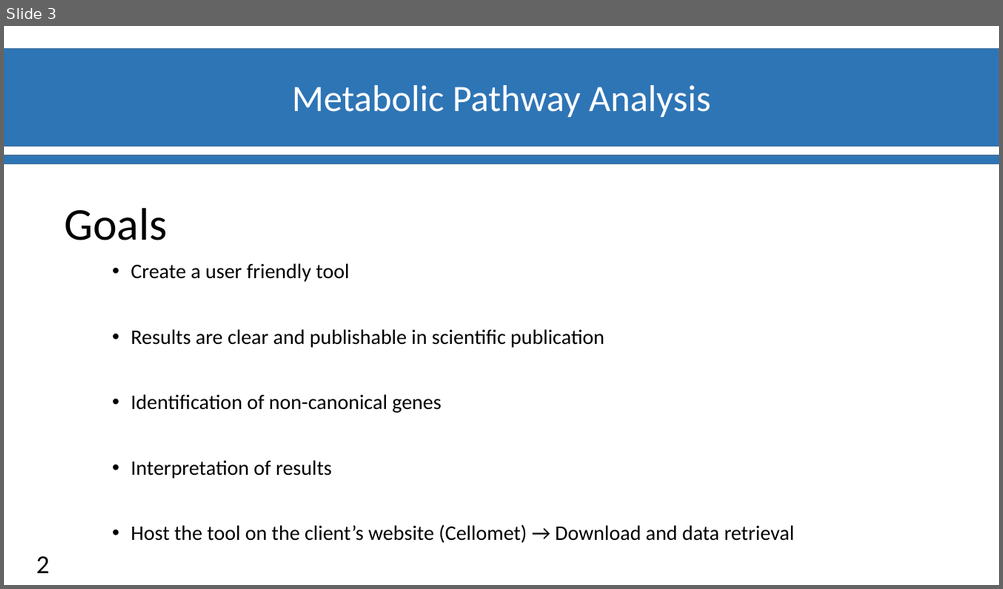
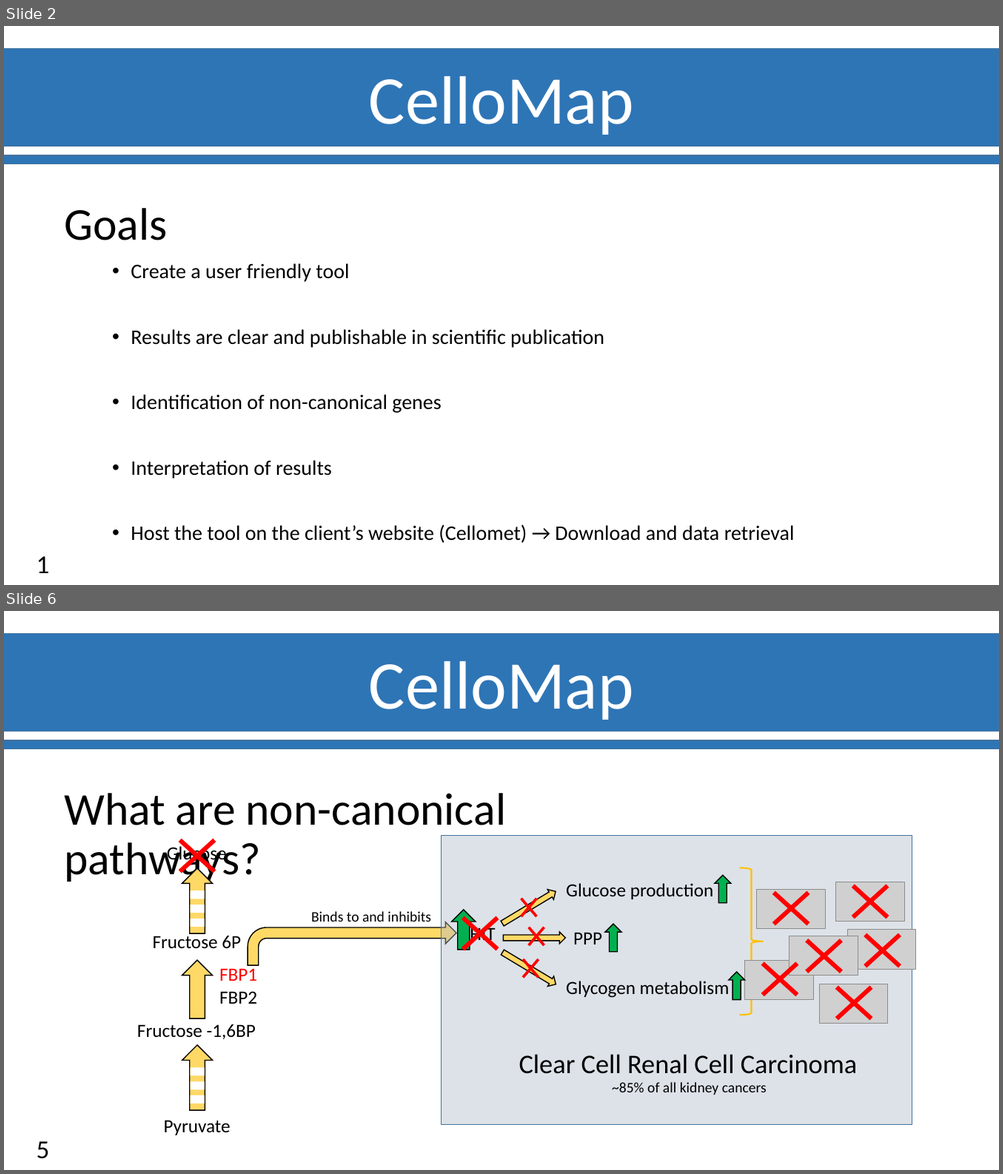
Before and after one commit to Ylefol/projet-INSERM_V5, a slide deck: Slides/Diapos_Suivit_projet.pptx. Shown one above the other, each under a label of ours: slide 3 before the commit, slides 2 and 6 after it; the slides between them are not shown. The pictures are 1003x589 and 1003x1174 pixels, drawn with LibreOffice and Linux fonts; fonts in the diff are those of the drawing; grey boxes stand for pictures; background and template pictures are left out. Boxes give left, top, right and bottom in pixels: in the first picture for what was removed or moved away, otherwise in the second. Text is boxed around its words. In the diff, an @@ line names an element or a change of style, - is before the commit and + after.

```diff
--- a/Slides/Diapos_Suivit_projet.pptx
+++ b/Slides/Diapos_Suivit_projet.pptx
@@ slide 6 added at [4, 611, 999, 1170], background #FFFFFF; not listed: 3 template elements that a slide beside it also shows @@
@@ text added at [64, 793, 506, 886], 44 pt, text #000000 @@
+What are non-canonical pathways?
@@ cross added at [165, 826, 229, 886], fill #FF0000, outline #FF0000 1 pt @@
@@ group added at [137, 845, 257, 1136]: 6 texts, 6 rectangles, 3 right arrows @@
+Fructose 6P
+Pyruvate
+Fructose -1,6BP
+FBP1
+FBP2
+Glucose
@@ cross added at [837, 872, 902, 931], fill #FF0000, outline #FF0000 1 pt @@
@@ cross added at [515, 891, 543, 924], fill #FF0000, outline #FF0000 1 pt @@
@@ cross added at [758, 879, 823, 938], fill #FF0000, outline #FF0000 1 pt @@
@@ text added at [311, 911, 431, 922], 14 pt, text #000000 @@
+Binds to and inhibits
@@ cross added at [448, 904, 513, 963], fill #FF0000, outline #FF0000 1 pt @@
@@ cross added at [522, 920, 550, 954], fill #FF0000, outline #FF0000 1 pt @@
@@ cross added at [850, 921, 915, 980], fill #FF0000, outline #FF0000 1 pt @@
@@ bent arrow added at [248, 922, 457, 965], fill #FFD966, outline #000000 1 pt @@
@@ cross added at [791, 926, 856, 985], fill #FF0000, outline #FF0000 1 pt @@
@@ cross added at [517, 952, 545, 985], fill #FF0000, outline #FF0000 1 pt @@
@@ cross added at [747, 950, 812, 1008], fill #FF0000, outline #FF0000 1 pt @@
@@ cross added at [822, 974, 887, 1033], fill #FF0000, outline #FF0000 1 pt @@
@@ group added at [441, 835, 916, 1125]: 7 right arrows, 6 texts, 6 pictures, 1 rectangle, 1 right brace @@
+HIT
+Glucose production
+PPP
+Glycogen metabolism
+Clear Cell Renal Cell Carcinoma
+~85% of all kidney cancers
@@ page number added at [37, 1142, 50, 1159], 25 pt, text #000000 @@
+5
@@ what was slide 3 is now slide 2 @@
@@ slide 2 changed as well @@
@@ text removed at [292, 85, 711, 117] @@
-Metabolic Pathway Analysis
@@ text added at [369, 76, 634, 135], 66 pt, text #FFFFFF @@
+CelloMap
@@ page number at [37, 557, 50, 574]: text changed @@
-2
+1
```
Also in this commit, not shown: 3 other slides changed, 5 other slides added, 7 slides removed.
